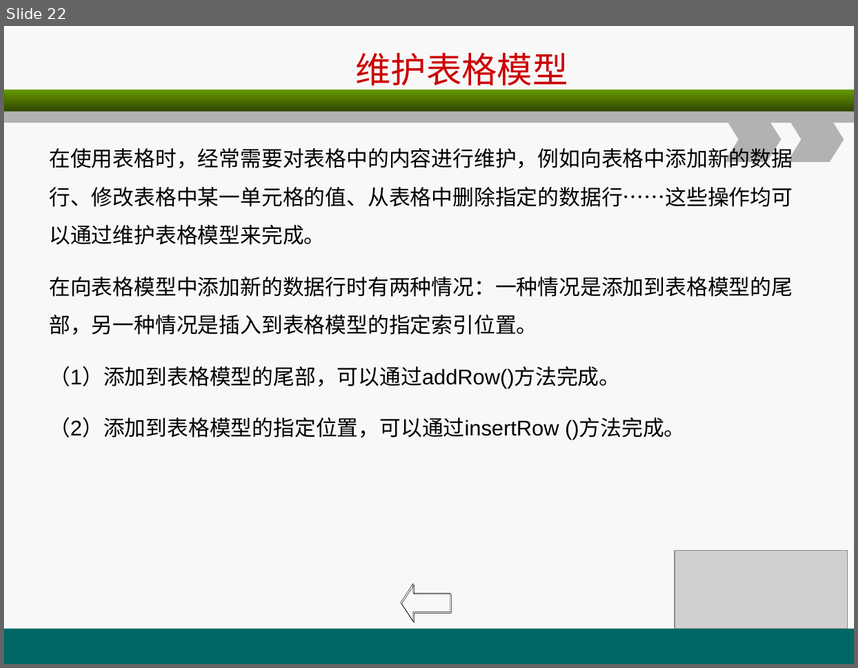
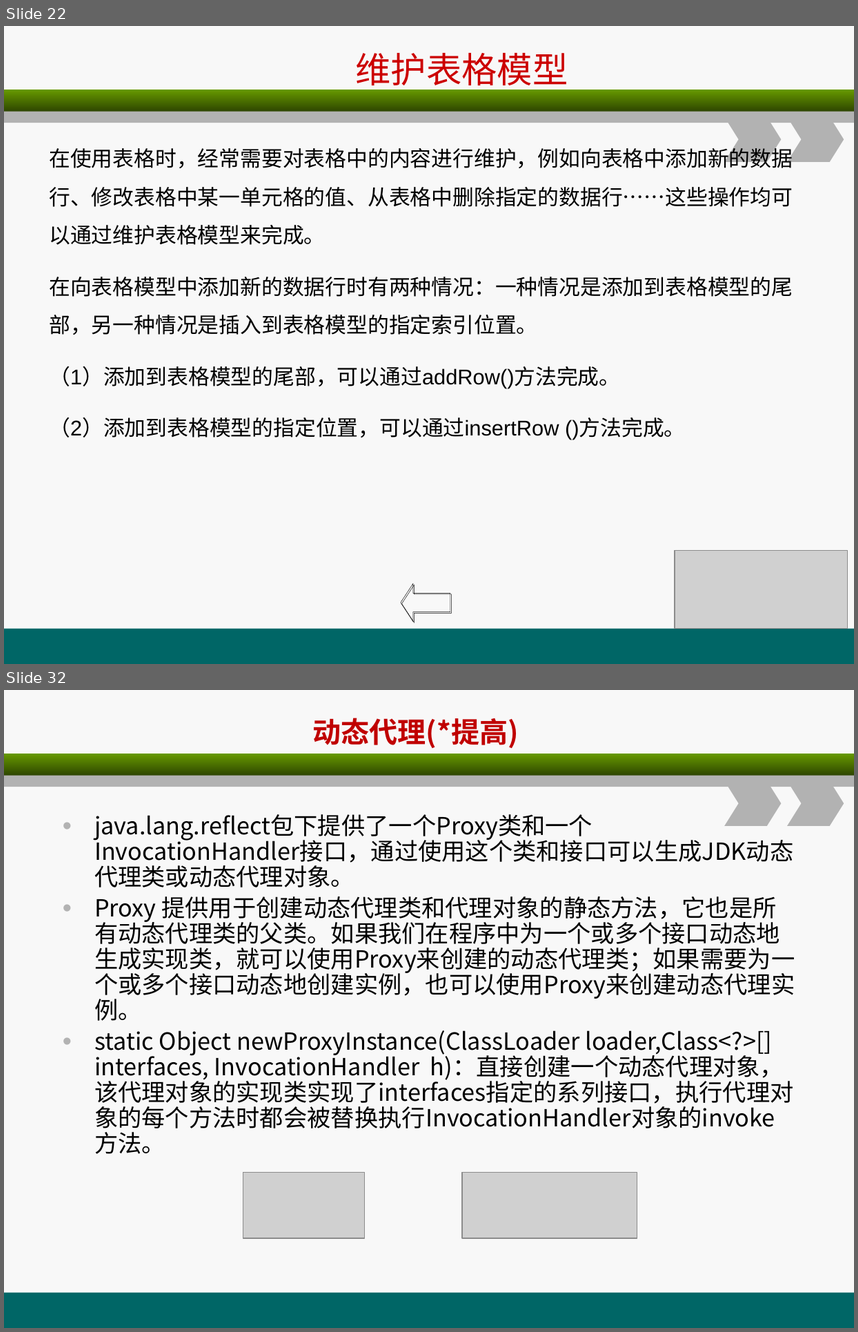
Before and after one commit to christwei/gitDoc, a slide deck: 课件/环宇/javaSE进阶/B1.ppt. Shown one above the other, each under a label of ours: slide 22 before the commit, slides 22 and 32 after it; the slides between them are not shown. The pictures are 858x668 and 858x1332 pixels, drawn with LibreOffice and Linux fonts; fonts in the diff are those of the drawing; grey boxes stand for pictures. Boxes give left, top, right and bottom in pixels: in the first picture for what was removed or moved away, otherwise in the second. Text is boxed around its words. In the diff, an @@ line names an element or a change of style, - is before the commit and + after.

```diff
--- a/课件/环宇/javaSE进阶/B1.ppt
+++ b/课件/环宇/javaSE进阶/B1.ppt
@@ slide 32 added at [4,690,854,1328], background #F8F8F8; not listed: 5 template elements that a slide beside it also shows @@
@@ text added at [313,718,519,748], 24 pt, text #C00000, bold @@
+动态代理(*提高)
@@ text added at [94,814,795,1154], 20 pt, text #000000 @@
+• java.lang.reflect包下提供了一个Proxy类和一个InvocationHandler接口，通过使用这个类和接口可以生成JDK动态代理类或动态代理对象。
+• Proxy 提供用于创建动态代理类和代理对象的静态方法，它也是所有动态代理类的父类。如果我们在程序中为一个或多个接口动态地生成实现类，就可以使用Proxy来创建的动态代理类；如果需要为一个或多个接口动态地创建实例，也可以使用Proxy来创建动态代理实例。
+• static Object newProxyInstance(ClassLoader loader,Class<?>[] interfaces, InvocationHandler h)：直接创建一个动态代理对象，该代理对象的实现类实现了interfaces指定的系列接口，执行代理对象的每个方法时都会被替换执行InvocationHandler对象的invoke方法。
@@ picture added at [243,1172,364,1239] @@
@@ picture added at [462,1172,637,1239] @@
```
Also in this commit, not shown: 1 slide changed, 20 other slides added, 17 other files.
